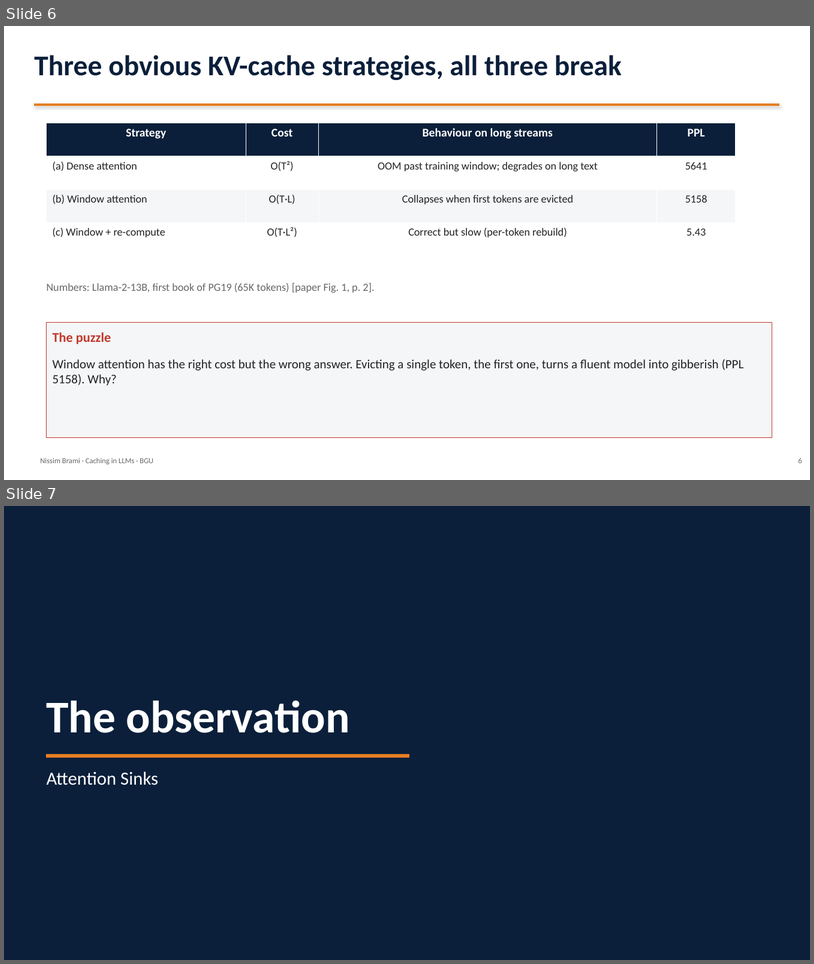
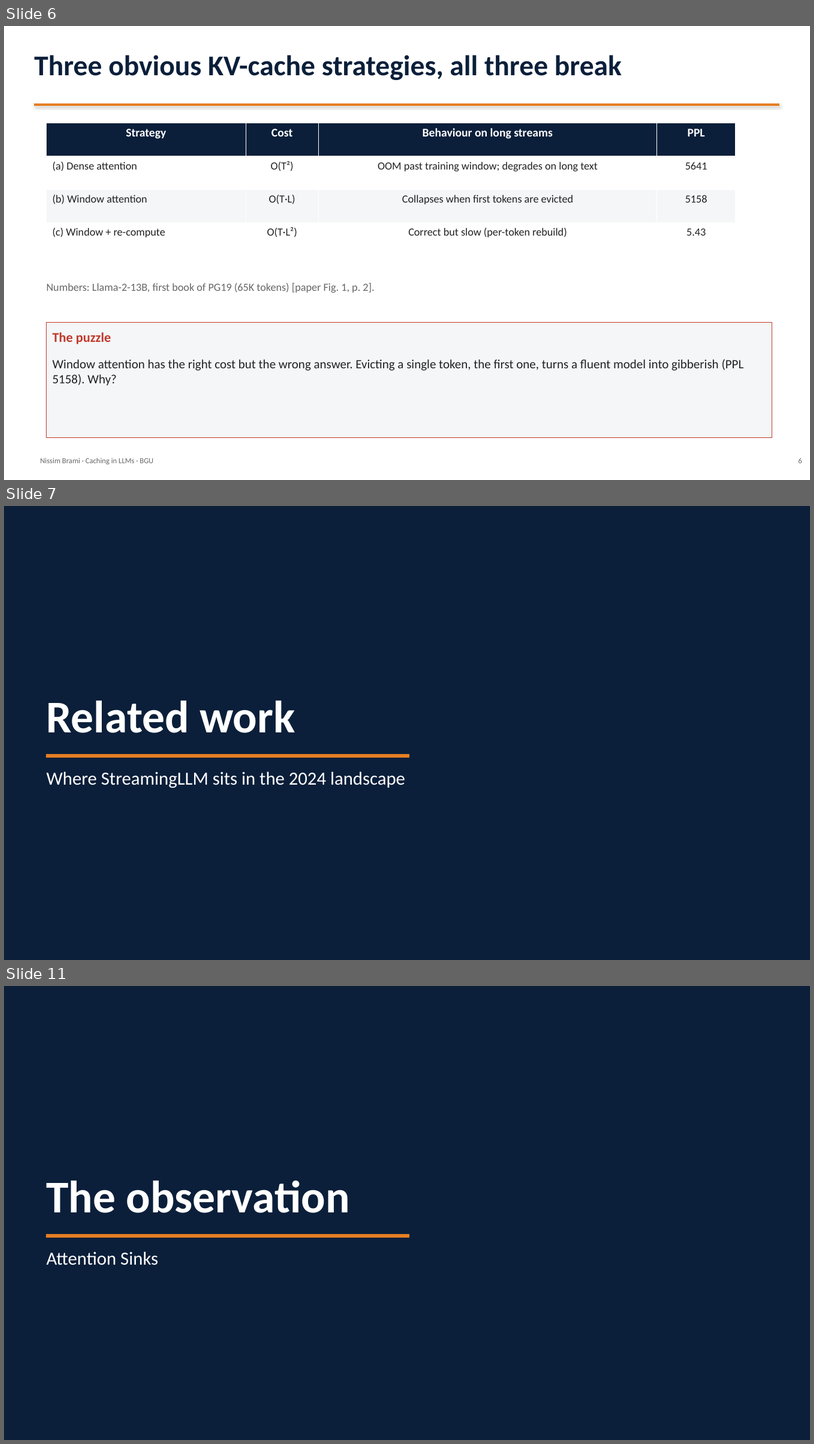
Before and after one commit to nissimbrami/caching-course-project, a slide deck: task1-presentation/StreamingLLM_Presentation.pptx. Shown one above the other, each under a label of ours: slides 6 and 7 before the commit, slides 6, 7 and 11 after it; the slides between them are not shown. The pictures are 814x964 and 814x1444 pixels, drawn with LibreOffice and Linux fonts; fonts in the diff are those of the drawing. Boxes give left, top, right and bottom in pixels: in the first picture for what was removed or moved away, otherwise in the second. Text is boxed around its words. In the diff, an @@ line names an element or a change of style, - is before the commit and + after.

```diff
--- a/task1-presentation/StreamingLLM_Presentation.pptx
+++ b/task1-presentation/StreamingLLM_Presentation.pptx
@@ slide 7 added at [4, 506, 810, 960], background #FFFFFF @@
@@ rectangle added at [4, 506, 810, 960], fill #0B1F3A, outline #0B1F3A 0.75 pt @@
@@ text added at [47, 700, 295, 733], 54 pt, text #FFFFFF, bold @@
+Related work
@@ rectangle added at [47, 754, 410, 757], fill #E67E22, outline #E67E22 0.75 pt @@
@@ text added at [47, 771, 405, 788], 22 pt, text #FFFFFF @@
+Where StreamingLLM sits in the 2024 landscape
@@ what was slide 7 is now slide 11 @@
```
Also in this commit, not shown: 13 slides changed, 23 other slides added, 11 other files.
